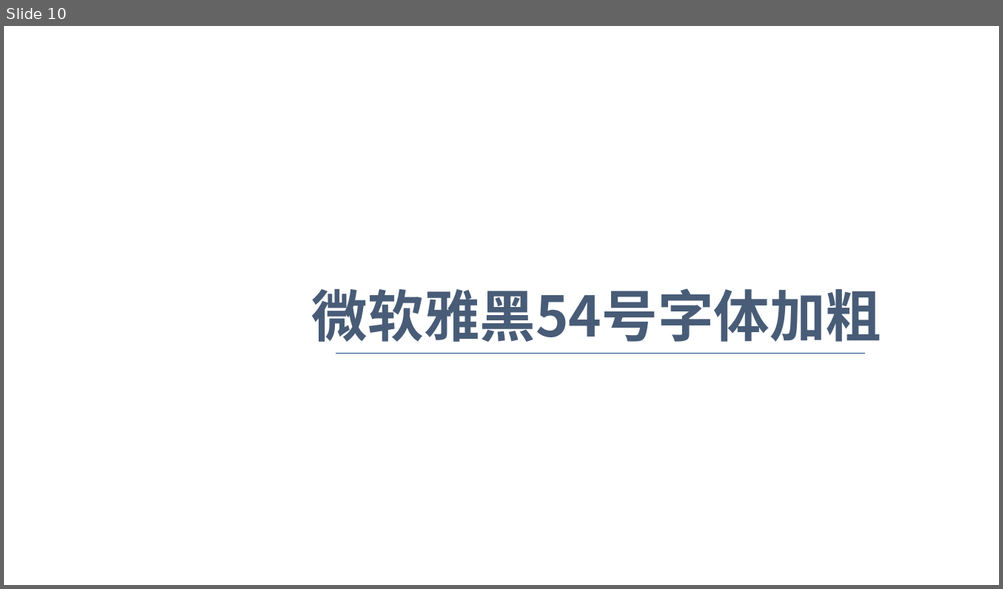
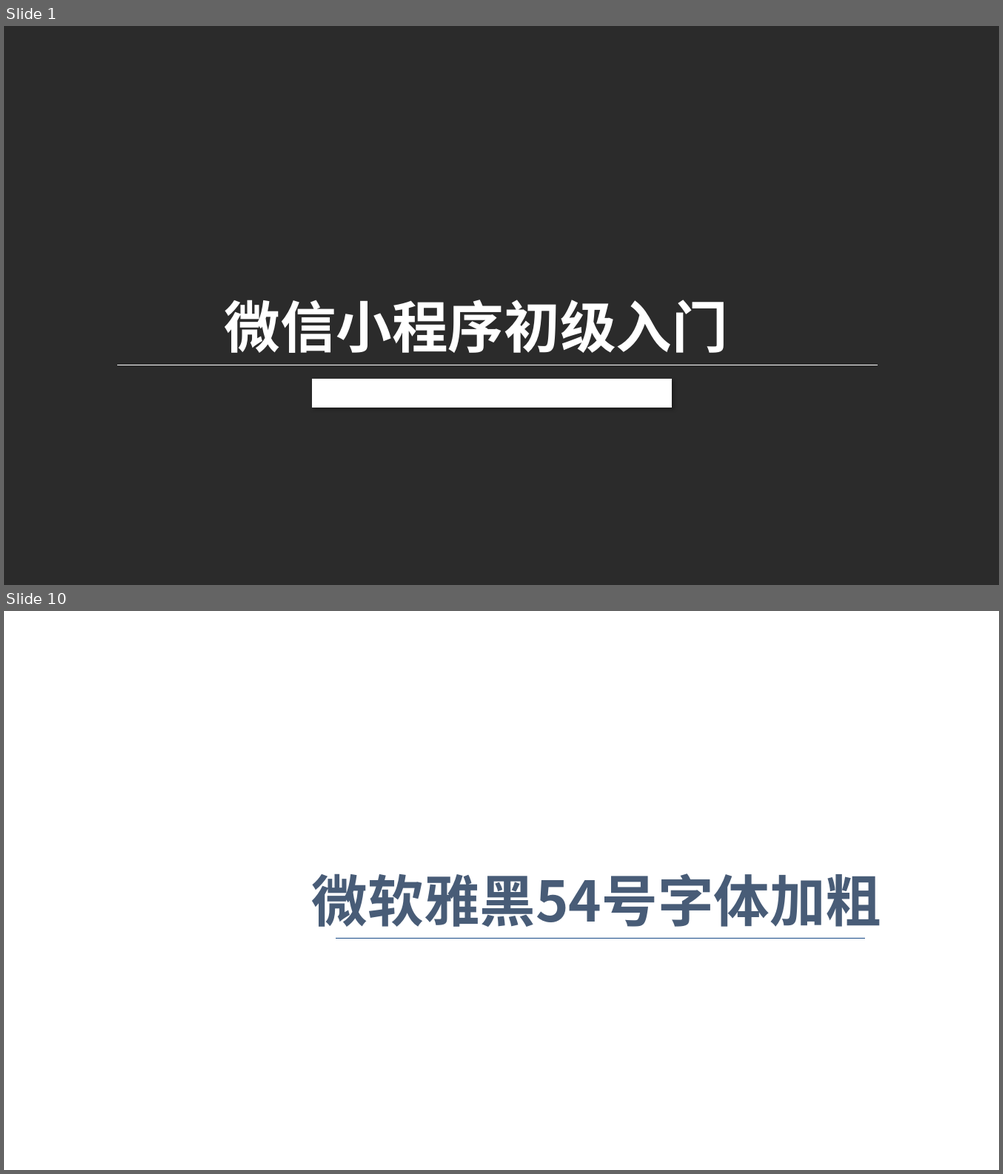
Before and after one commit to roet80736/WXMiniTraining, a slide deck: 微信小程序初级入门.pptx. Shown one above the other, each under a label of ours: slide 10 before the commit, slides 1 and 10 after it; the slides between them are not shown. The pictures are 1003x589 and 1003x1174 pixels, drawn with LibreOffice and Linux fonts; fonts in the diff are those of the drawing; background and template pictures are left out; a plain dark background stands for a picture behind light text. Boxes give left, top, right and bottom in pixels: in the first picture for what was removed or moved away, otherwise in the second. Text is boxed around its words. In the diff, an @@ line names an element or a change of style, - is before the commit and + after.

```diff
--- a/微信小程序初级入门.pptx
+++ b/微信小程序初级入门.pptx
@@ slide 1 added at [4, 26, 999, 585], background picture (left out) @@
@@ text added at [224, 300, 727, 353], 54 pt, text #FFFFFF, bold @@
+微信小程序初级入门
@@ line added from (117, 366) to (877, 366), #FFFFFF 0.5 pt @@
@@ rectangle added at [312, 379, 671, 407], fill #FFFFFF @@
```
Also in this commit, not shown: 3 other slides added, 4 slides removed, 12 other files.
